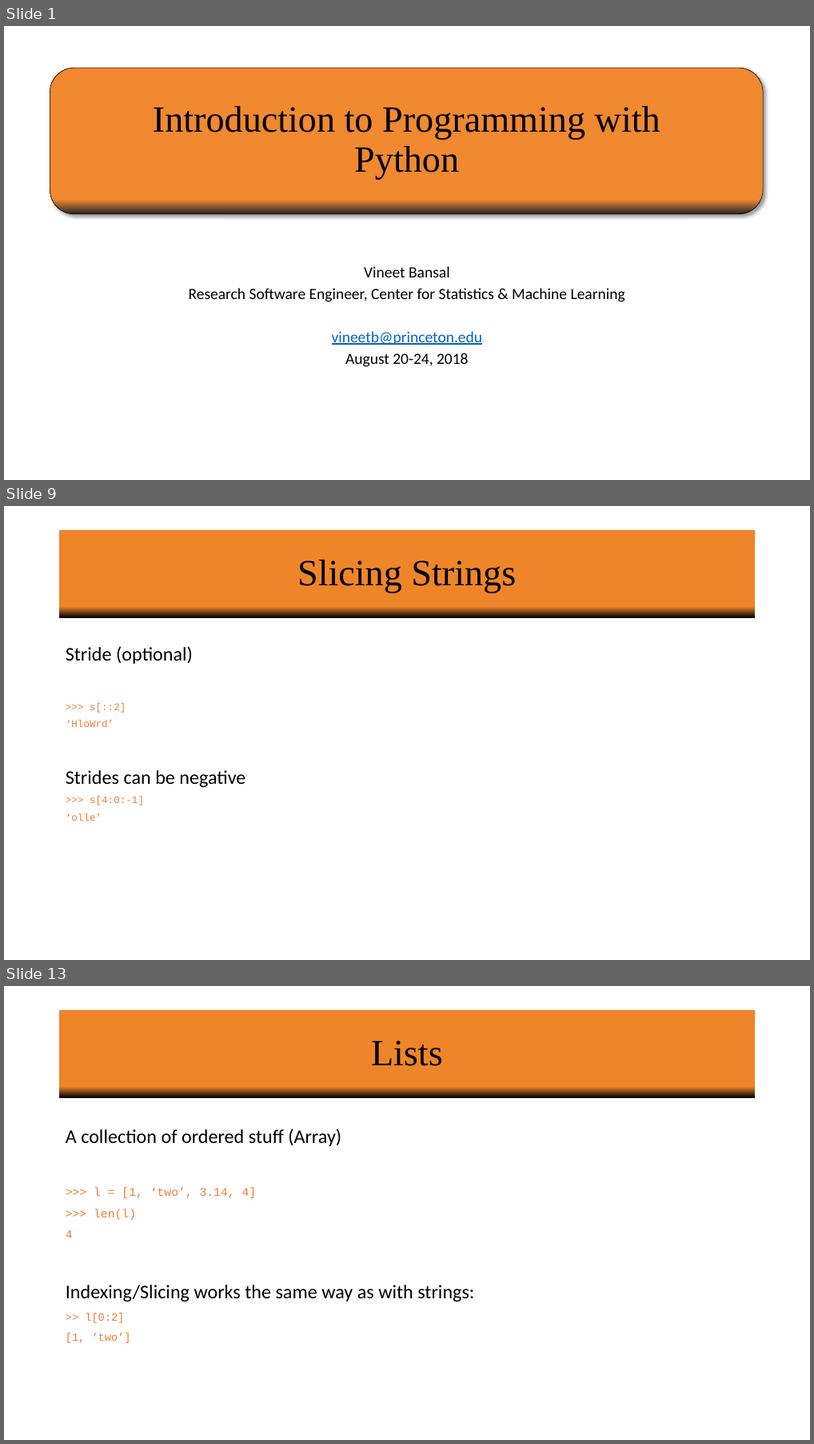
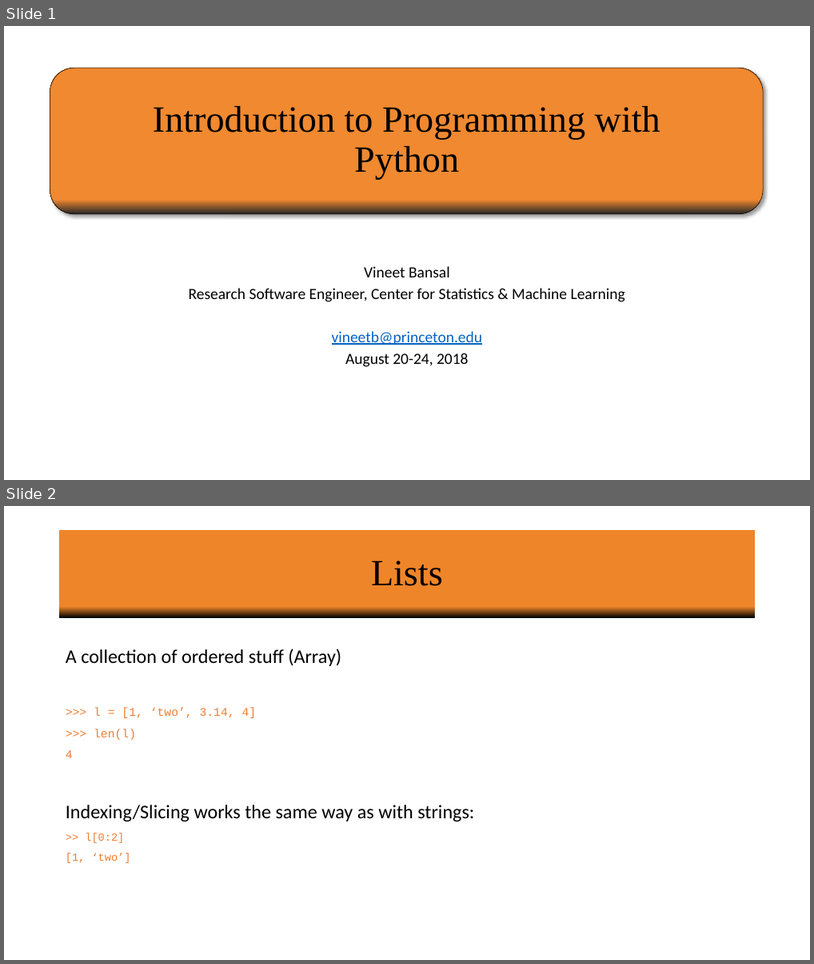
Before and after one commit to vineetbansal/Python-Bootcamp, a slide deck: slides/03 Lists_Loops_Files.pptx. Shown one above the other, each under a label of ours: slides 1, 9 and 13 before the commit, slides 1 and 2 after it; the slides between them are not shown. The pictures are 814x1444 and 814x964 pixels, drawn with LibreOffice and Linux fonts; fonts in the diff are those of the drawing; background and template pictures are left out. Boxes give left, top, right and bottom in pixels: in the first picture for what was removed or moved away, otherwise in the second. Text is boxed around its words. In the diff, an @@ line names an element or a change of style, - is before the commit and + after.

```diff
--- a/slides/03 Lists_Loops_Files.pptx
+++ b/slides/03 Lists_Loops_Files.pptx
@@ slide 9 removed at [4, 506, 810, 960], background #FFFFFF @@
@@ title removed at [60, 530, 755, 618] @@
-Slicing Strings
@@ text removed at [66, 646, 246, 820] @@
-Stride (optional)
->>> s[::2]
-‘HloWrd’
-Strides can be negative
->>> s[4:0:-1]
-‘olle’
@@ what was slide 13 is now slide 2 @@
```
Also in this commit, not shown: 14 other slides removed, 3 other files.
